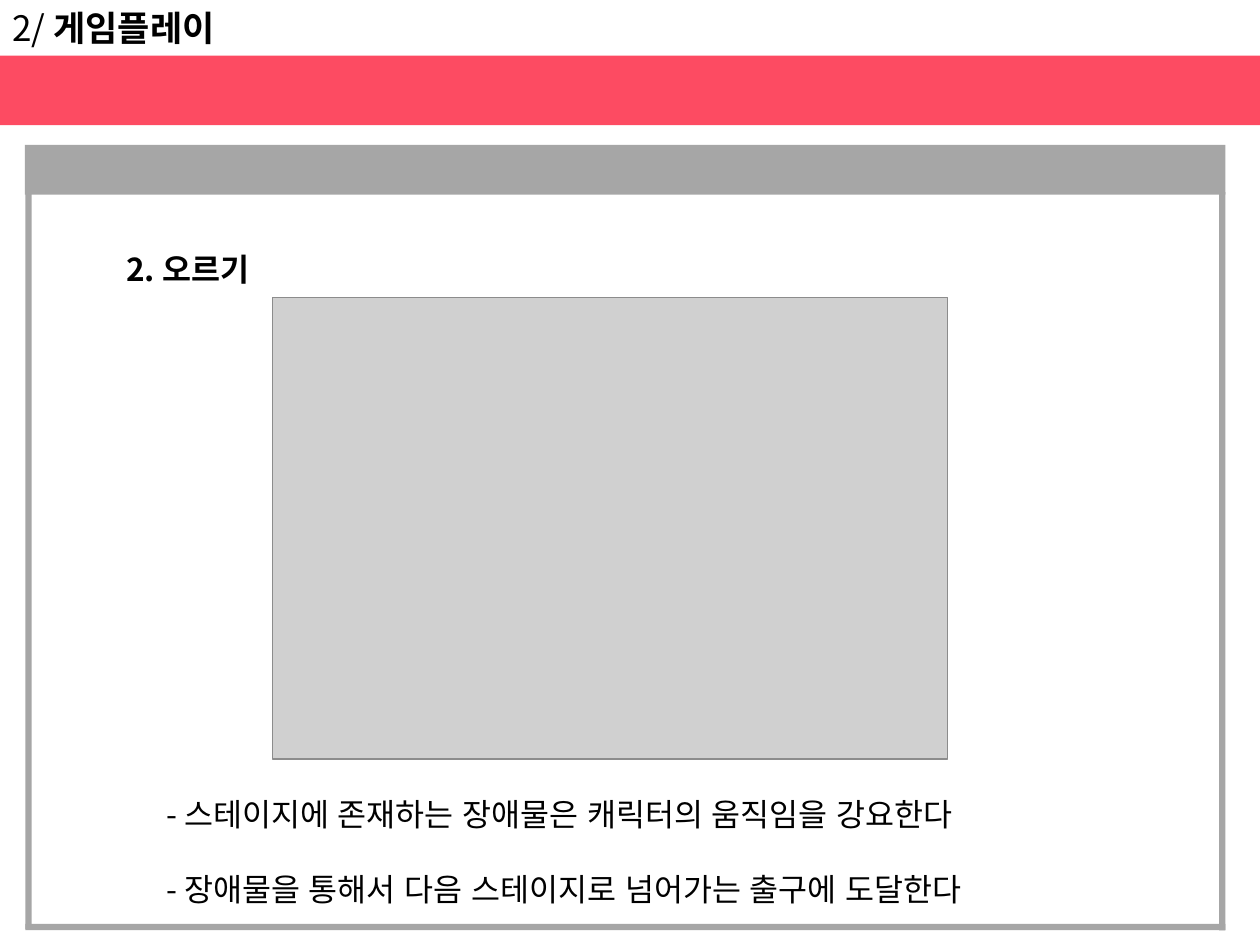
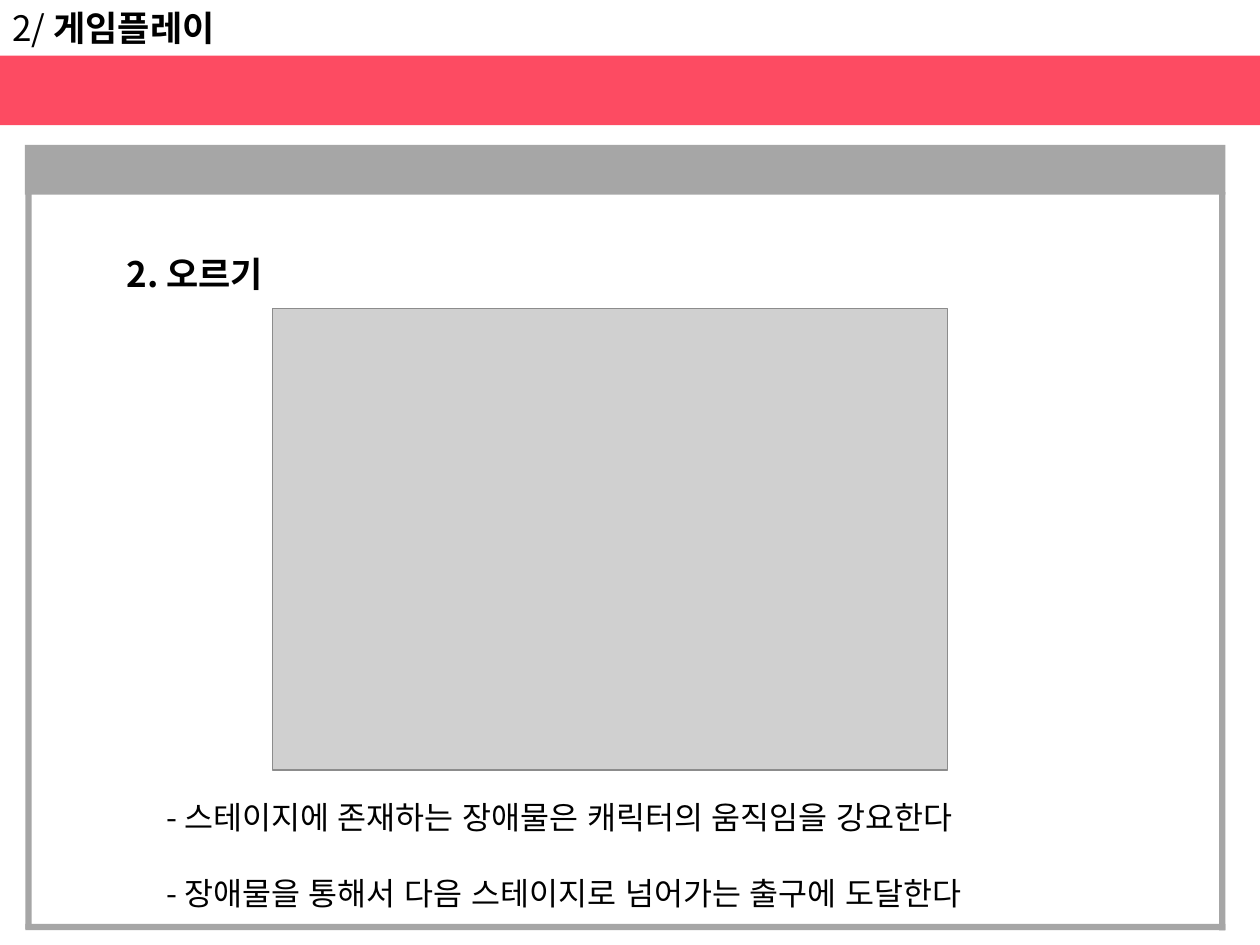
Before and after one commit to haeunjung/Team_Project, a slide deck: slide 10 of 기획문서/게임 제안서.pptx. Drawn at 1260x945 pixels with LibreOffice and Linux fonts; fonts in the diff are those of the drawing; grey boxes stand for pictures. Boxes give left, top, right and bottom in pixels: in the first picture for what was removed or moved away, otherwise in the second. Text is boxed around its words. In the diff, an @@ line names an element or a change of style, - is before the commit and + after.

```diff
--- a/기획문서/게임 제안서.pptx
+++ b/기획문서/게임 제안서.pptx
@@ text "2. 오르기" at [126, 257, 263, 290]: size 18 to 20 pt @@
@@ picture: place and size @@
-picture at [273, 297, 948, 759]
+picture at [273, 309, 948, 770]
@@ text "- 스테이지에 존재하는 장애물은 캐릭터의 ...": place and size @@
-text "- 스테이지에 존재하는 장애물은 캐릭터의 ..." at [184, 800, 962, 904]
+text "- 스테이지에 존재하는 장애물은 캐릭터의 ..." at [184, 803, 962, 908]
```
Also in this commit, not shown: 9 other slides changed, 2 slides added.
